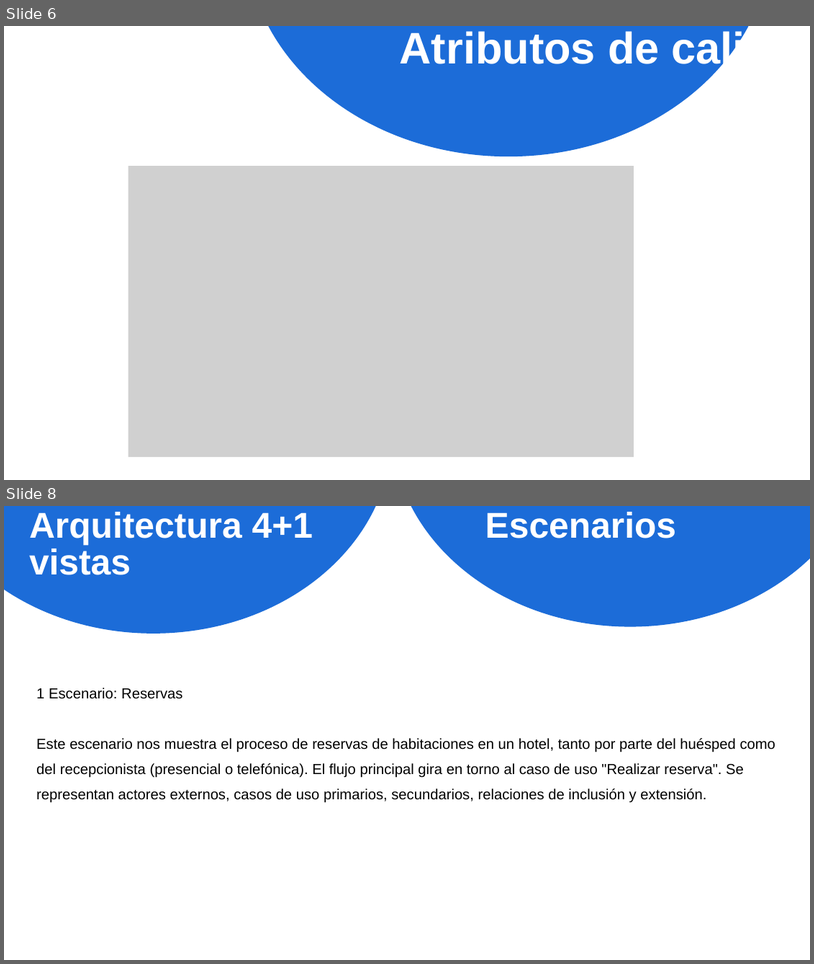
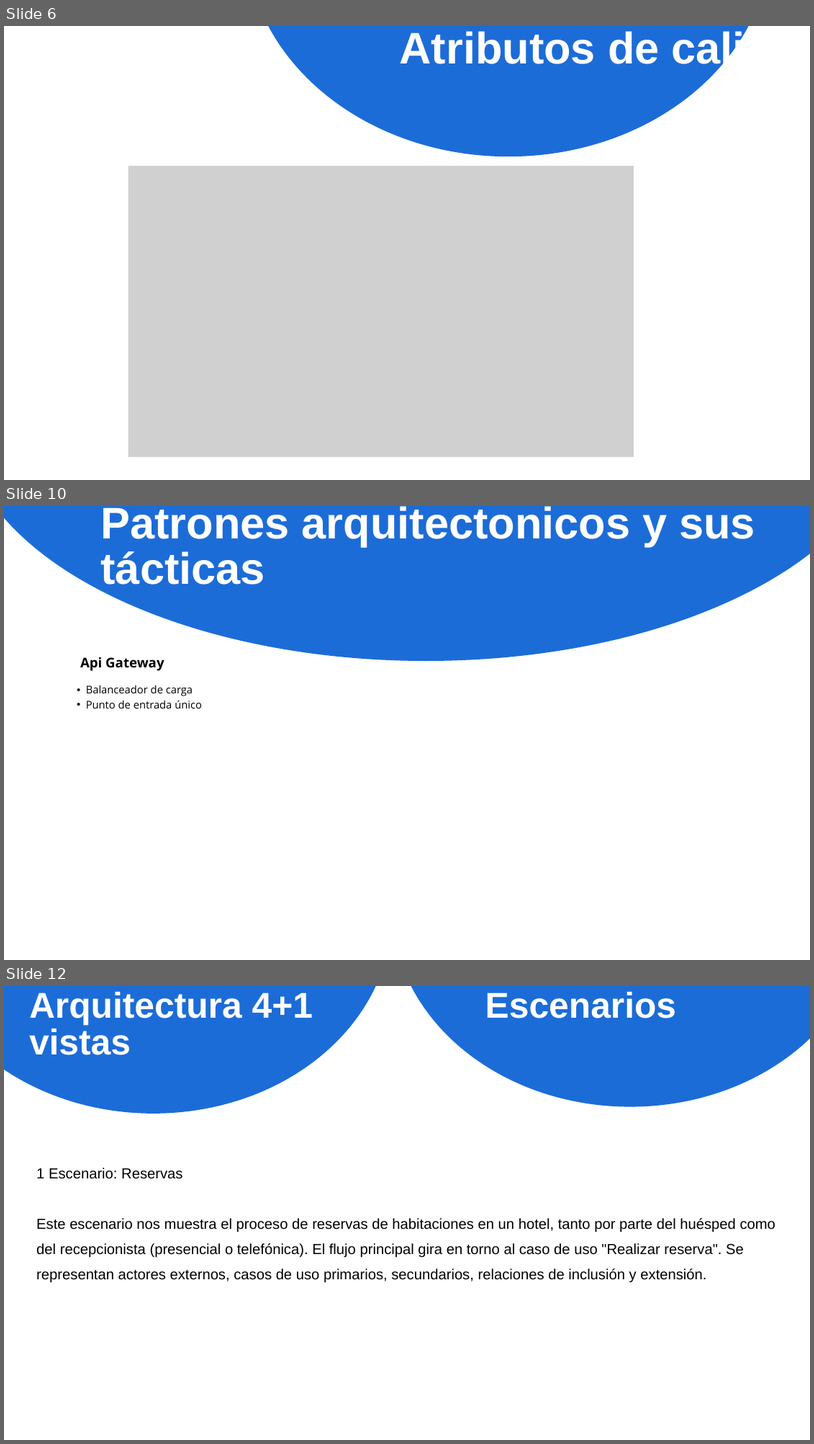
Before and after one commit to Jucer74/SoftwareArchitecture, a slide deck: Project/Documentos/Rommies.pptx. Shown one above the other, each under a label of ours: slides 6 and 8 before the commit, slides 6, 10 and 12 after it; the slides between them are not shown. The pictures are 814x964 and 814x1444 pixels, drawn with LibreOffice and Linux fonts; fonts in the diff are those of the drawing; grey boxes stand for pictures. Boxes give left, top, right and bottom in pixels: in the first picture for what was removed or moved away, otherwise in the second. Text is boxed around its words. In the diff, an @@ line names an element or a change of style, - is before the commit and + after.

```diff
--- a/Project/Documentos/Rommies.pptx
+++ b/Project/Documentos/Rommies.pptx
@@ slide 10 added at (x1=4, y1=506, x2=810, y2=960), background #FFFFFF @@
@@ freeform shape added at (x1=4, y1=506, x2=810, y2=661), fill #1C6CD8 @@
@@ text added at (x1=100, y1=506, x2=756, y2=592), 78.8 pt, text #FFFFFF, bold @@
+Patrones arquitectonicos y sus tácticas
@@ text added at (x1=80, y1=657, x2=164, y2=671), 24 pt, text #000000, bold @@
+Api Gateway
@@ text added at (x1=86, y1=685, x2=202, y2=708), 19 pt, text #000000 @@
+  • Balanceador de carga
+  • Punto de entrada único
@@ what was slide 8 is now slide 12 @@
```
Also in this commit, not shown: 2 slides changed, 5 other slides added, 1 other file.
